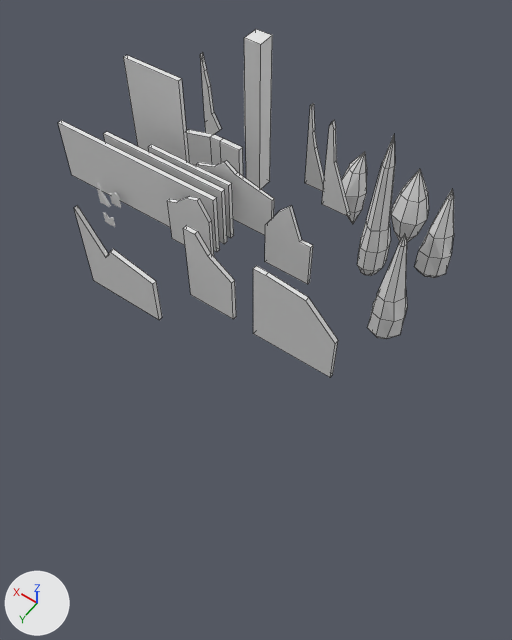
The Blender file Assets/Scenes/Blender_Walls.blend: old version first, new version second.
One viewpoint serves both versions: a camera (50 mm lens) standing at (-11.7, 14.8, 20.6) and looking at (-2.0, 1.4, -0.6). Lighting does not change. The marker at lower left points along +X, +Y and +Z. Mesh edges are drawn as thin lines on the coarser meshes.

Objects in the first picture: 'Pillar02', 'Pillar03', 'Pillar04', 'Pillar05', 'SquarePillar01', 'Wall02', 'Wall03', 'Wall05', 'Wall06', 'Wall11', 'WallSimple03', 'WallVertical01'.
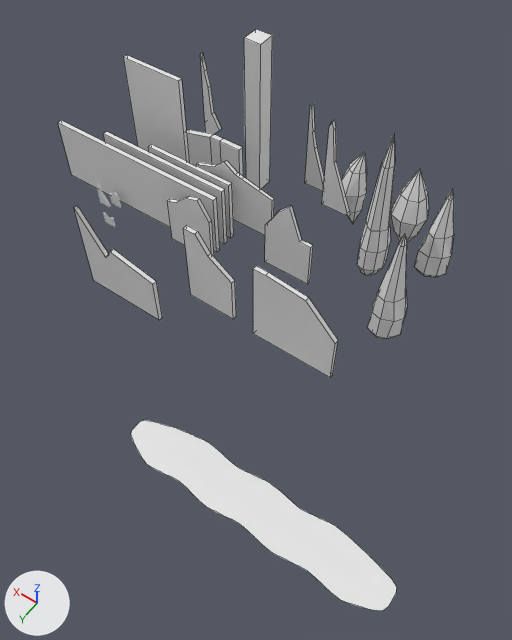
Boxes (x1, y1, x2, y2) around the edits, measured in the pictures (512 x 640 px):
```json
{"object": "Wave", "change": "added", "after": [131, 420, 397, 611]}
```

Scene script edits in JSON lines:
```json
{"op": "add", "block": "me_plane", "code": ["me_plane = bpy.data.meshes.new('Plane')", "me_plane.from_pydata(...)  # 72 vertices, 1 face; spans x -5.9..5.9, y -1.21..0.97, z 0.0"]}
{"op": "add", "block": "ob_wave", "code": ["ob_wave = bpy.data.objects.new('Wave', me_plane)", "ob_wave.location = (-5.22, 6.02, -4.83)"]}
```
